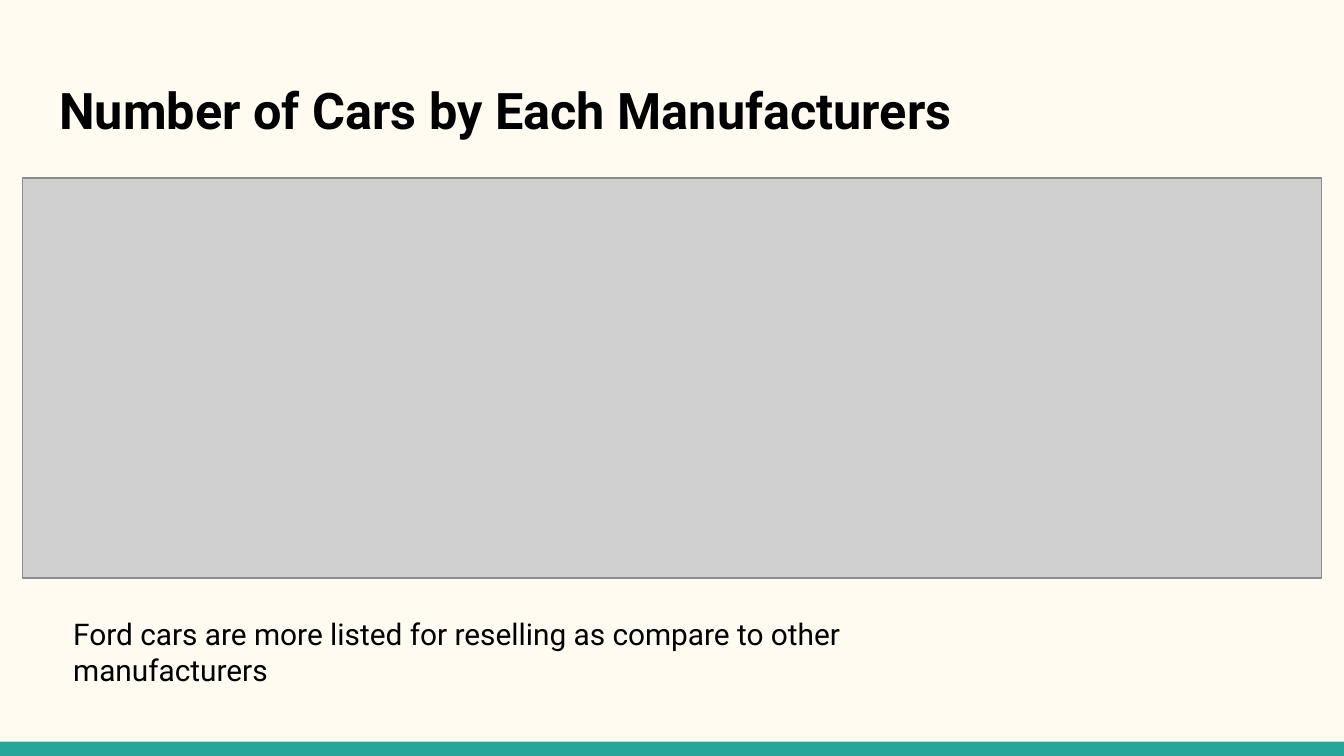
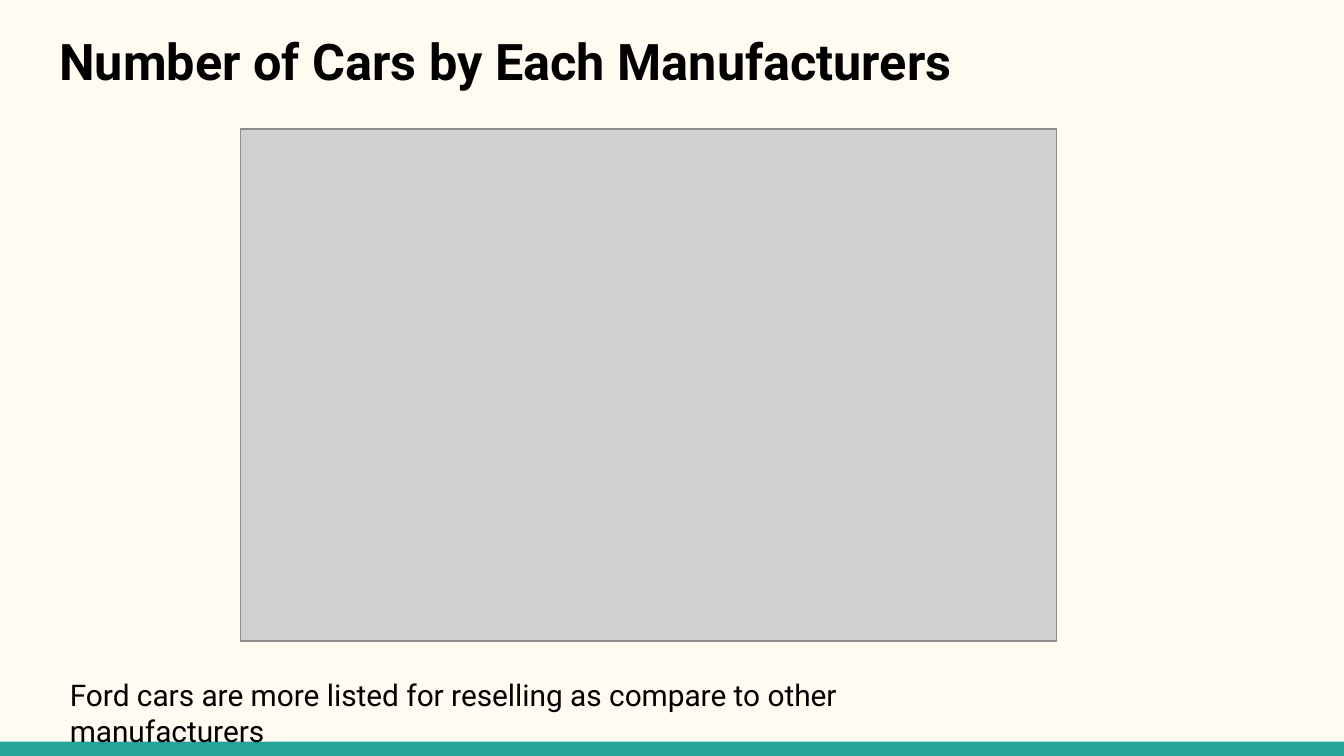
Before and after one commit to harshalad0302/255_project, a slide deck: slide 7 of 255Project- Used Cars.pptx. Drawn at 1344x756 pixels with LibreOffice and Linux fonts; fonts in the diff are those of the drawing; grey boxes stand for pictures. Boxes give left, top, right and bottom in pixels: in the first picture for what was removed or moved away, otherwise in the second. Text is boxed around its words. In the diff, an @@ line names an element or a change of style, - is before the commit and + after.

```diff
--- a/255Project- Used Cars.pptx
+++ b/255Project- Used Cars.pptx
@@ title "Number of Cars by Each ...": place and size @@
-title "Number of Cars by Each ..." at [59,90,952,140]
+title "Number of Cars by Each ..." at [59,41,952,91]
@@ picture: place and size @@
-picture at [23,177,1322,578]
+picture at [241,129,1056,641]
@@ text "Ford cars are more listed ..." rewrapped from [73,622,840,682] to [70,683,837,713] @@
```
Also in this commit, not shown: 17 other slides changed, 3 slides added, 1 slide removed.
